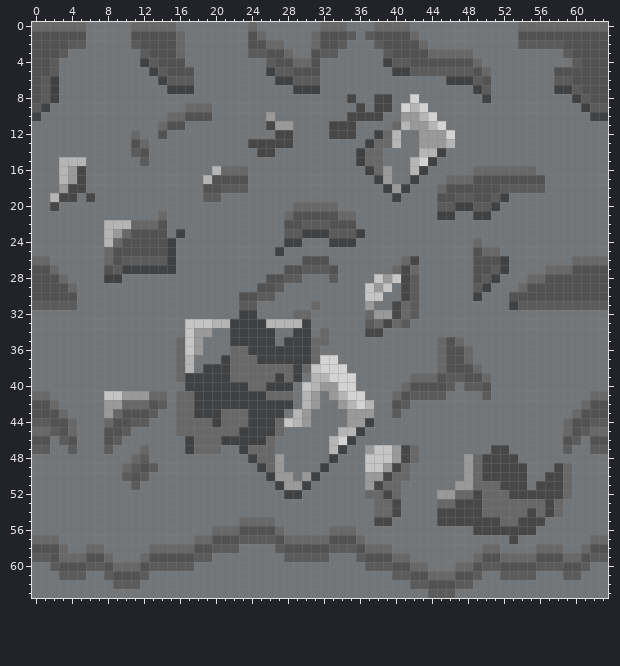
Two versions of one pixel-art sprite, Assets/Level/WALL_tile_right.png. Above, as it was before the edit.
The file is 64x64 pixels. Colours within 5 levels of each other are drawn and written as one.
Now the later version:
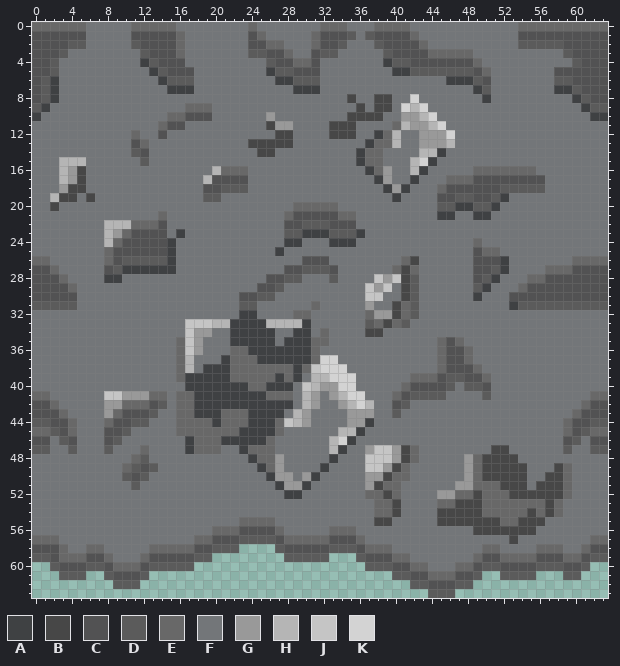
Palette (. is transparent): A #3f4143  B #474747  C #525253  D #5b5b5b  E #686868  F #737679  G #999999  H #b5b5b5  J #c5c5c5  K #d3d3d3
What changed:
Changed rows in their new state; - is an unchanged pixel.
first column x 0:
58 -----------------------....-------------------------------------
59 --------------------........-----...----------------------------
60 ..----------------...................-------------------------..
61 ...---..-----...........................----------..----...--...
62 .........---..............................-------...............
63 ............................................---.................
Changed places in both pictures, as pixel boxes (x1, y1, x2, y2):
erased: (32, 544, 608, 598)
